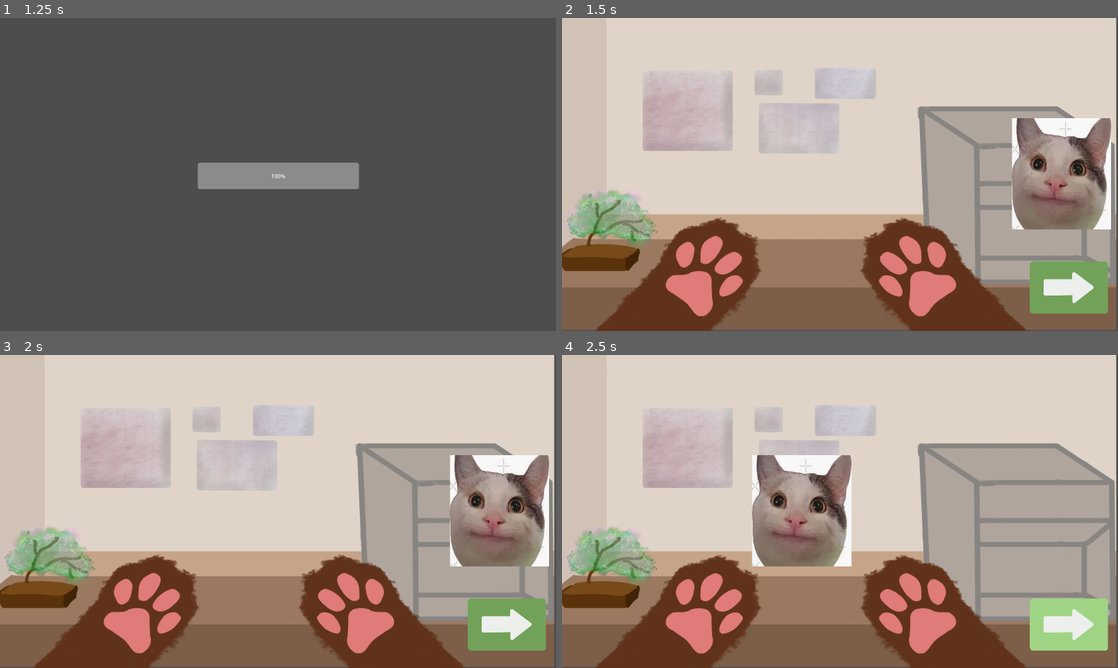
Above: before the commit, frames 1-4 (two rows, left to right).
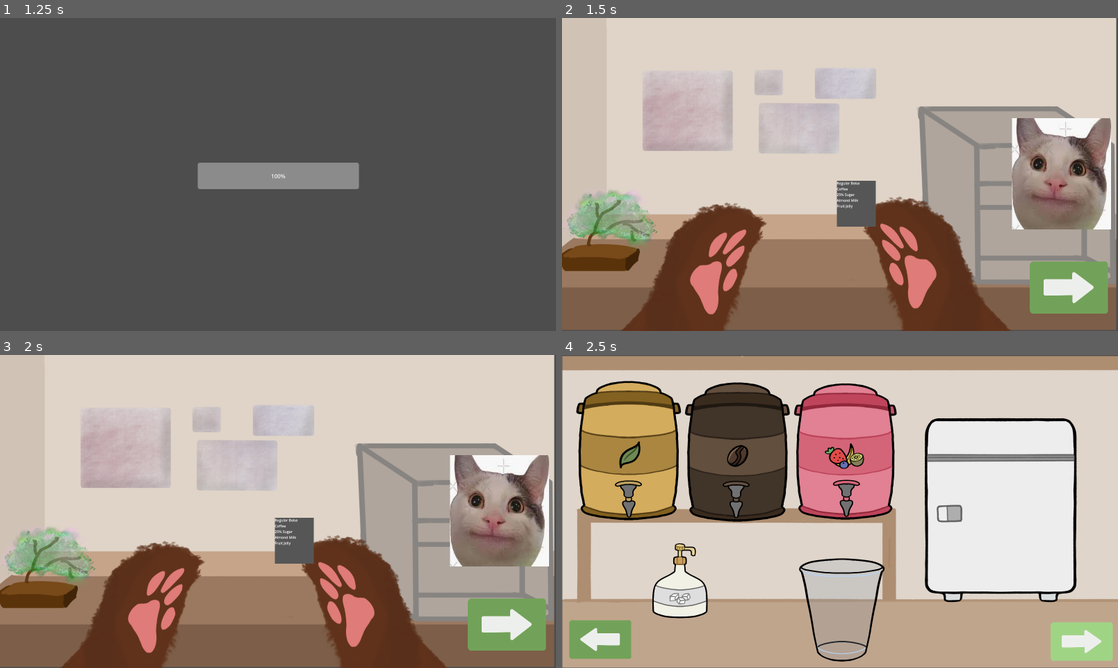
Above: after the commit, the same moments.

Repository: Lyra126/boba-cat
Game: Godot game, scene res://scenes/start_screen/main_scene.tscn
The game is run twice, just before and just after one commit, with the same random seed, the same clock (stepped at 60 frames per second) and the same inputs.
Inputs (mouse positions are in pixels of both pictures, inside the frame that each line leads up to):
- Up to frame 1 (1.25 s): click (172, 249) at 0.5 s
- Up to frame 2 (1.5 s): tap Enter at 1.25 s; move the mouse to (962, 158) at 1.27 s; press the mouse at (962, 158) at 1.28 s
- Up to frame 3 (2 s): no input
- Up to frame 4 (2.5 s): release the mouse at (962, 495) at 2 s; click (1067, 624) at 2.02 s

Frame 1 is identical in both runs. In frame 2, 8.6% of the frame differs, in the area x 5-84%, y 52-100%; in frame 3, 8.3%; in frame 4, 81%, in the area x 0-100%, y 0-100%.
Error before the commit: Parse Error: Unexpected "VCS conflict marker" in class body. (res://global.gd:52)
Error after the commit: Attempt to call function 'start' in base 'null instance' on a null instance. (res://scenes/customer_line/customer_line.gd:17)

Commit message:
new changes

Diff:
--- a/global.gd
+++ b/global.gd
@@ -2,49 +2,9 @@
 
 var SomethingBeingClickedRn = false
 var prevOrderFinished = false
-var currOrderFinished = false
-var currCustomer = "cat1"
-var allCustomers = ["cat1", "cat2", "cat3", "cat4", "cat5", "cat6", "cat7", "cat8", "cat9", "cat10"]
-var visitedCustomers = []
-var cat1 = preload("res://assets/cat1.png")
-var cat2 = preload("res://assets/cat2.png")
-var cat3 = preload("res://assets/cat3.png")
-var cat4 = preload("res://assets/cat4.png")
-var cat5 = preload("res://assets/cat5.png")
-var cat6 = preload("res://assets/cat6.png")
-var cat7 = preload("res://assets/cat7.png")
-var cat8 = preload("res://assets/cat8.png")
-var cat9 = preload("res://assets/cat9.png")
-var cat10 = preload("res://assets/cat10.png")
-var dialogueCompleted = false
 var order = []
 var playerOrder = []
 var totalCurrency = 0
-
-
-func get_customer_texture(customer):
-	match customer:
-		"cat1":
-			return cat1
-		"cat2":
-			return cat2
-		"cat3":
-			return cat3
-		"cat4":
-			return cat4
-		"cat5":
-			return cat5
-		"cat6":
-			return cat6
-		"cat7":
-			return cat7
-		"cat8":
-			return cat8
-		"cat9":
-			return cat9
-		"cat10":
-			return cat10
-	return null
 
 var toppings_inserted = []
 var liquids_poured = []
@@ -61,4 +21,3 @@
 	#playerOrder.append(liquids_poured)
 	#playerOrder.append(syrups_poured)
 	#playerOrder.append(desserts_picked)
->>>>>>> Stashed changes
--- a/project.godot
+++ b/project.godot
@@ -35,10 +35,6 @@
 , null]
 }
 
-[layer_names]
-
-2d_physics/layer_2="Dialogue"
-
 [rendering]
 
 renderer/rendering_method="gl_compatibility"
--- a/scenes/customer_line/customer_line.gd
+++ b/scenes/customer_line/customer_line.gd
@@ -1,33 +1,26 @@
 extends Node2D
 
 var OrderForm
-@onready var progress_bar : TextureProgressBar = $Customer/TextureProgressBar
+@onready var progress_bar : TextureProgressBar = $TextureProgressBar
 @onready var canfire = true
-@onready var timer = $Customer/Timer
+@onready var timer = $Timer
 @onready var percentage_of_time
-var nextCustomerCalled = false
 
 # Called when the node enters the scene tree for the first time.
 func _ready():
 	$Next.pressed.connect(self._on_next_pressed)
-	get_tree().paused = true
-	await get_tree().create_timer(1.0).timeout
-	move_customer()
-	get_tree().paused = false
+	OrderForm = preload("res://scenes/OrderForm/OrderForm.tscn").instantiate()
+	add_child(OrderForm)
+	showOrder()
+	if canfire:
+		canfire = false
+		$Timer.start()
 
-func _input(event):
-	if get_tree().paused:
-		return
+func showOrder():
+	OrderForm.show()
 
-func move_customer():
-	# Define the initial position and the target position
-	var initial_position = $Customer.position
-	var target_position = Vector2(-135, 0)
-	var distance = initial_position.distance_to(target_position)
-	var speed = distance * 0.1
-	$Customer.position = lerp(initial_position, target_position, min(1.0, speed * get_process_delta_time()))
-
-
+func hideOrder():
+	OrderForm.hide()
 
 
 func _on_next_pressed():
@@ -36,39 +29,13 @@
 
 
 func _process(delta):
-	if global.dialogueCompleted:
-		progress_bar.visible = true
-		canfire = false
-		timer.start()
-		$OrderForm.visible = true
-		$OrderForm.showOrder()
-		global.dialogueCompleted = false
-
-	if progress_bar.value == 100 and not nextCustomerCalled:
-		timer.stop()
-		nextCustomerCalled = true
-		await get_tree().create_timer(2.0).timeout
-		nextCustomer()
-	elif timer.get_time_left() > 0:
-		percentage_of_time = ((1 - timer.get_time_left() / timer.get_wait_time()) * 5000) #100
+	if timer.get_time_left() > 0:
+		percentage_of_time = ((1 - timer.get_time_left() / timer.get_wait_time()) * 100)
 		progress_bar.value = percentage_of_time
+	else:
+		progress_bar.value = 100
 
 
-func nextCustomer():
-	$OrderForm.visible = false
-	progress_bar.visible = false
-	progress_bar.value = 0
-	$OrderForm.generate_order()
-	$OrderForm.showOrder()
-	global.dialogueCompleted = false
-	global.visitedCustomers.append(global.currCustomer)
-	$Customer.visible = false;
-	$Customer.position = Vector2(1040, 0)
-	var cat_number = global.currCustomer.substr(0 + "cat".length()).to_int() + 1
-	global.currCustomer = "cat" + str(cat_number)
-	$Customer.texture = global.get_customer_texture(global.currCustomer)
-	$Customer.visible = true;
-	await get_tree().create_timer(1.0).timeout
-	move_customer()
+func _on_timer_timeout():
 	canfire = true
-	nextCustomerCalled = false
+	timer.stop()
--- a/scenes/start_screen/main_scene.gd
+++ b/scenes/start_screen/main_scene.gd
@@ -4,4 +4,5 @@
 	$Play.pressed.connect(self._on_play_pressed)
 
 func _on_play_pressed():
+	print("play is pressed")
 	get_tree().change_scene_to_file("res://scenes/start_screen/loading_scene.tscn")
